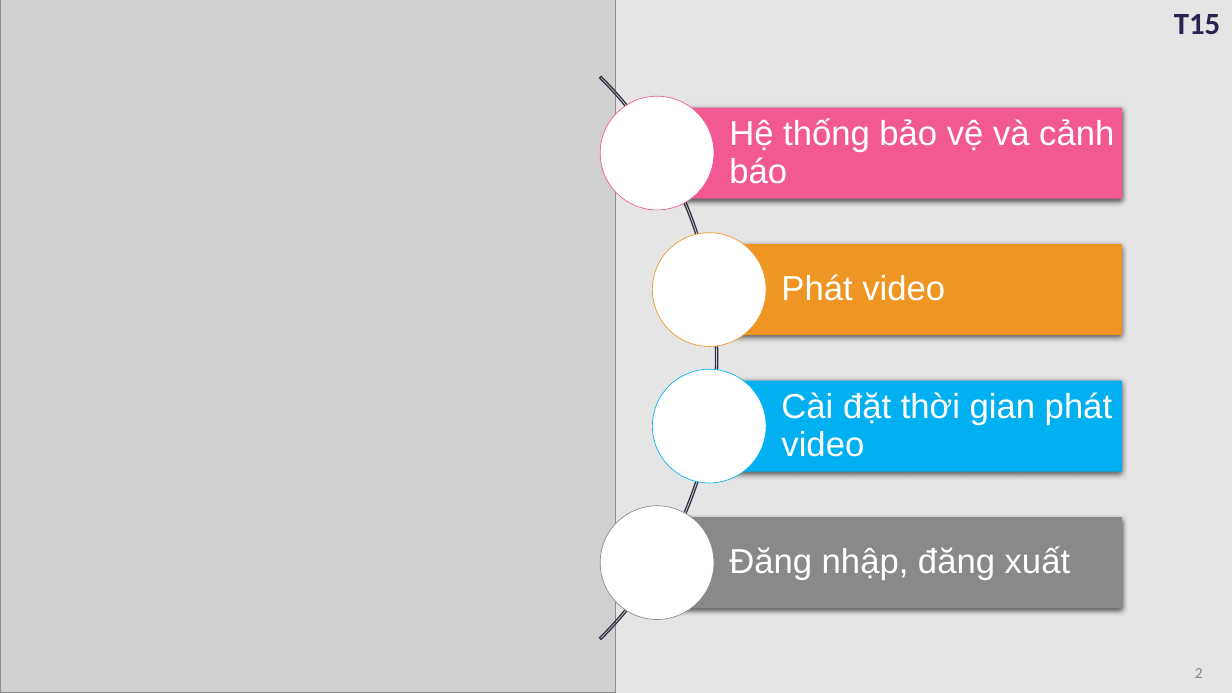
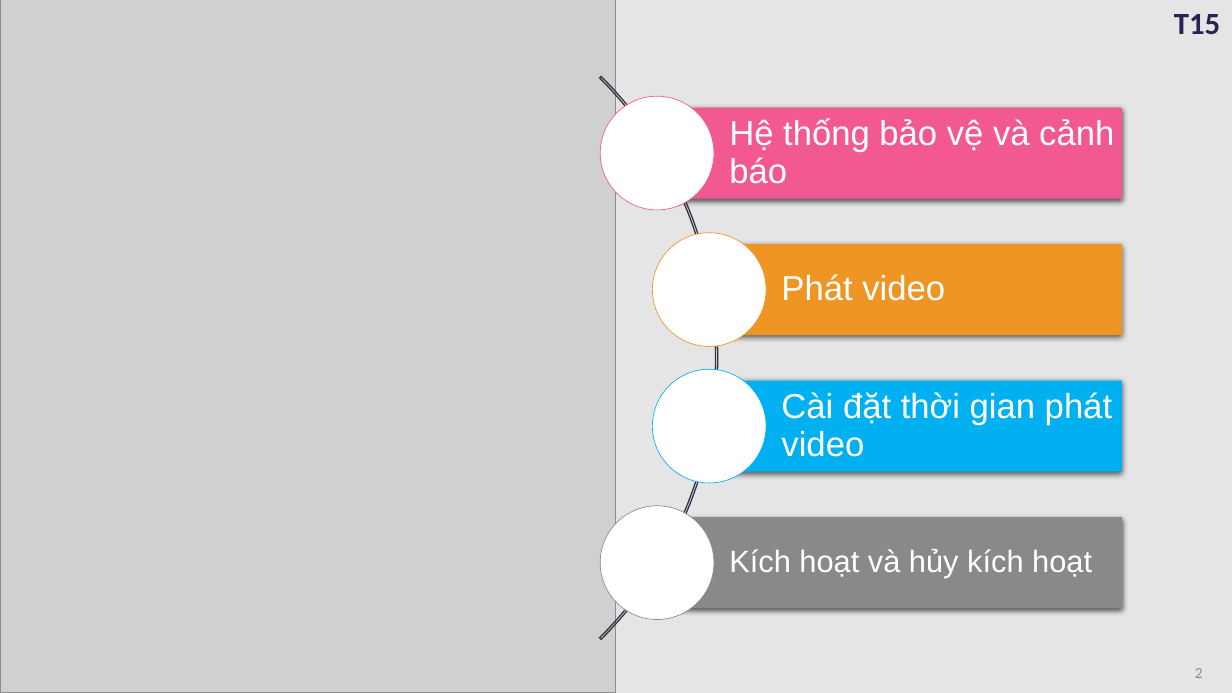
Before and after one commit to daihieptn97/share, a slide deck: slide 2 of Đồ án/BaoCao.pptx. Drawn at 1232x693 pixels with LibreOffice and Linux fonts; fonts in the diff are those of the drawing; grey boxes stand for pictures. Boxes give left, top, right and bottom in pixels: in the first picture for what was removed or moved away, otherwise in the second. Text is boxed around its words. In the diff, an @@ line names an element or a change of style, - is before the commit and + after.

```diff
--- a/Đồ án/BaoCao.pptx
+++ b/Đồ án/BaoCao.pptx
@@ text in freeform shape at (729,549,1092,578): text changed; size 27 to 24 pt @@
-Đăng nhập, đăng xuất
+Kích hoạt và hủy kích hoạt
```
Also in this commit, not shown: 3 other slides changed, 1 slide added, 1 slide removed, 1 other file.
